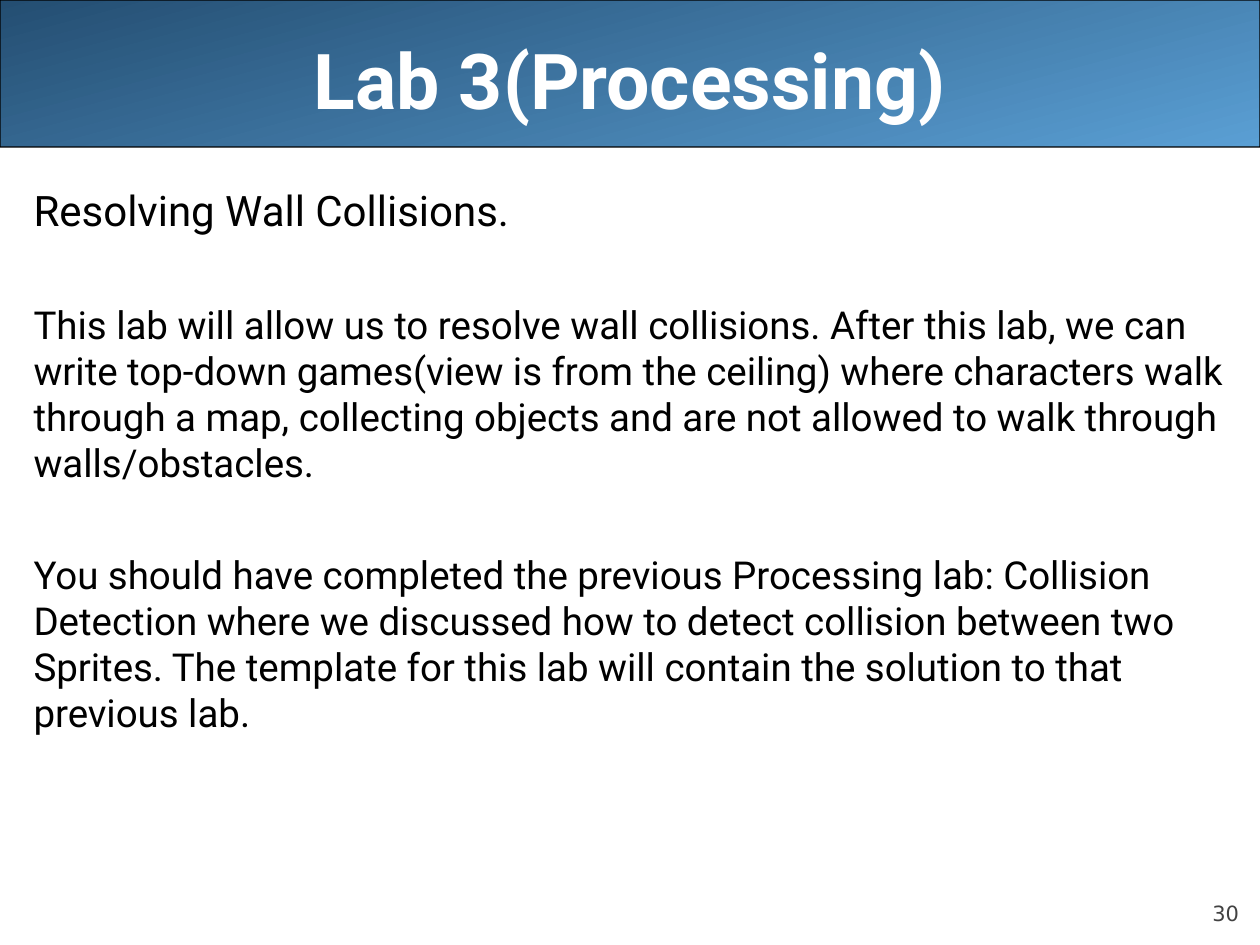
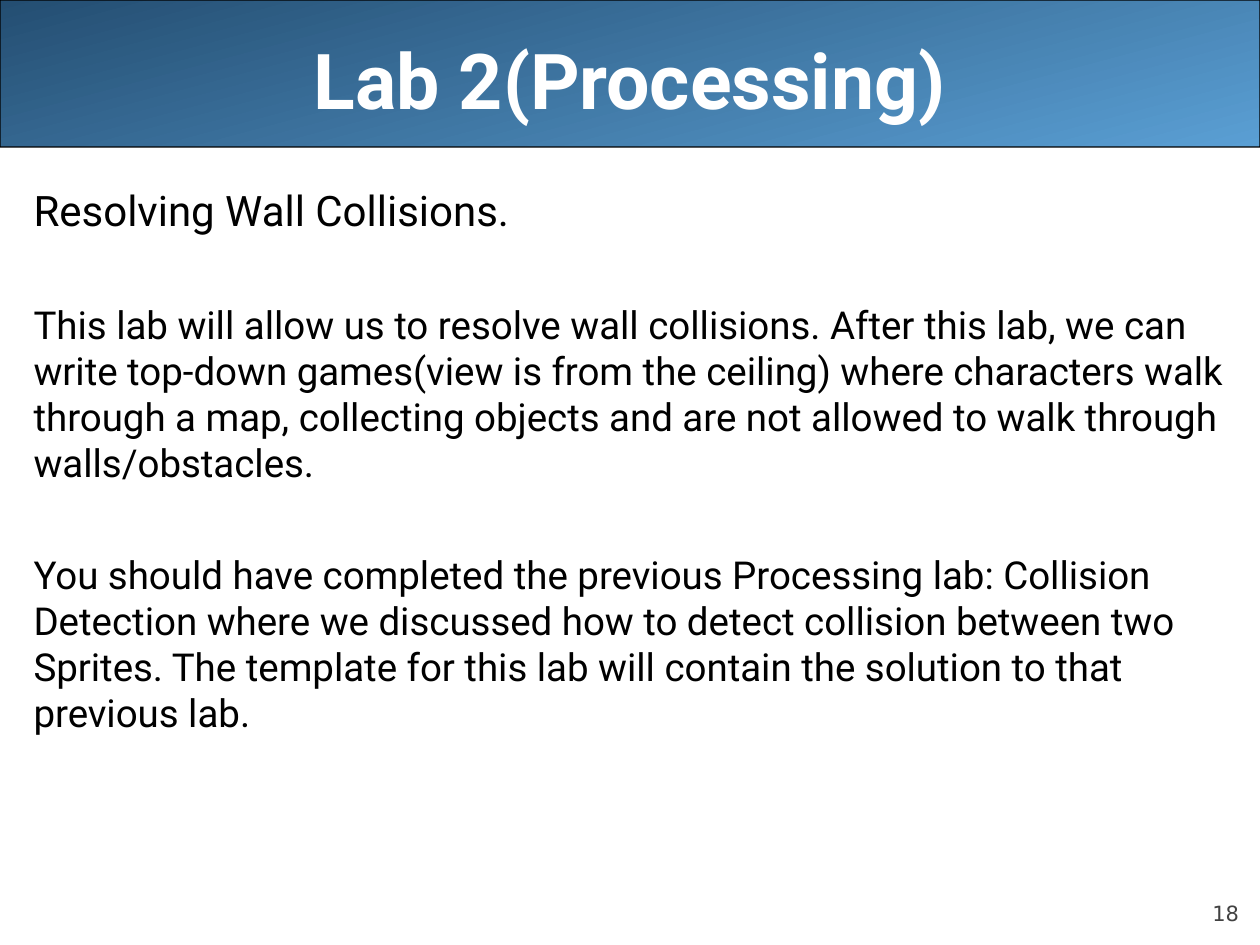
Before and after one commit to LongBaoNguyen/longbaonguyen.github.io, a slide deck: slide 18 of courses/apcsa/lecture19.ppt (slide 30 before the commit). Drawn at 1260x945 pixels with LibreOffice and Linux fonts; fonts in the diff are those of the drawing. Boxes give left, top, right and bottom in pixels: in the first picture for what was removed or moved away, otherwise in the second. Text is boxed around its words. In the diff, an @@ line names an element or a change of style, - is before the commit and + after.

```diff
--- a/courses/apcsa/lecture19.ppt
+++ b/courses/apcsa/lecture19.ppt
@@ title at bbox=[313, 48, 946, 126]: text changed @@
-Lab 3(Processing)
+Lab 2(Processing)
@@ page number at bbox=[1212, 905, 1239, 922]: text changed @@
-30
+18
```
Also in this commit, not shown: 7 other slides changed, 6 slides added, 18 slides removed, 45 other files.
